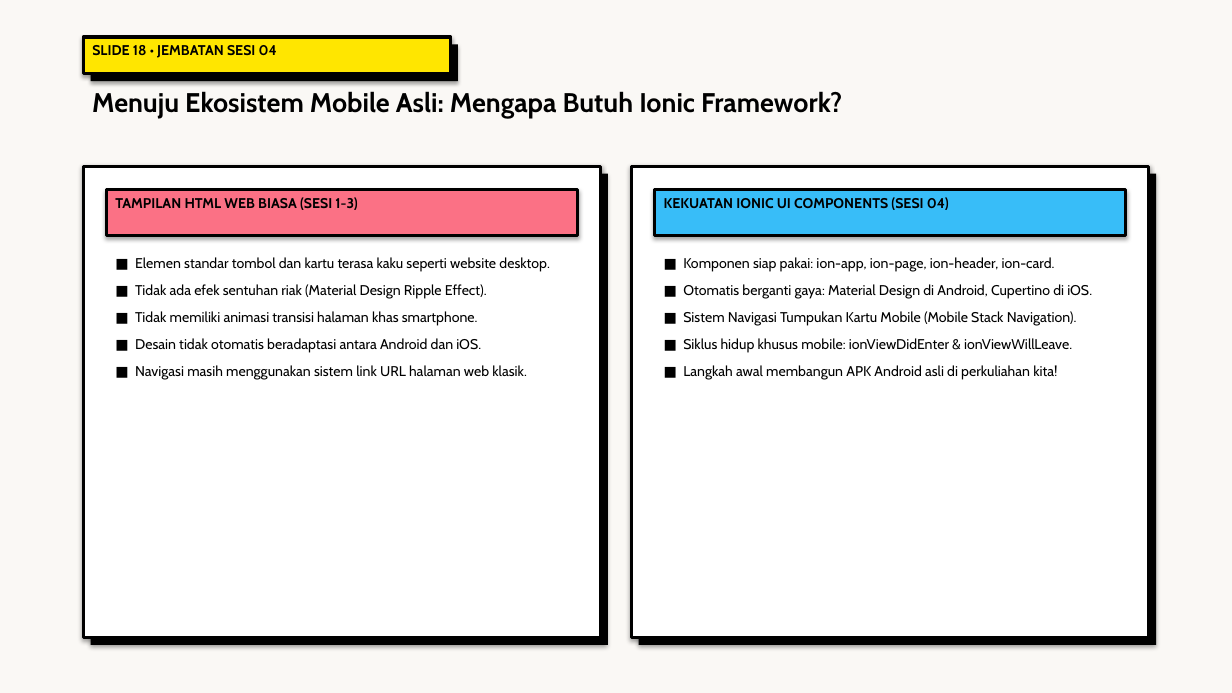
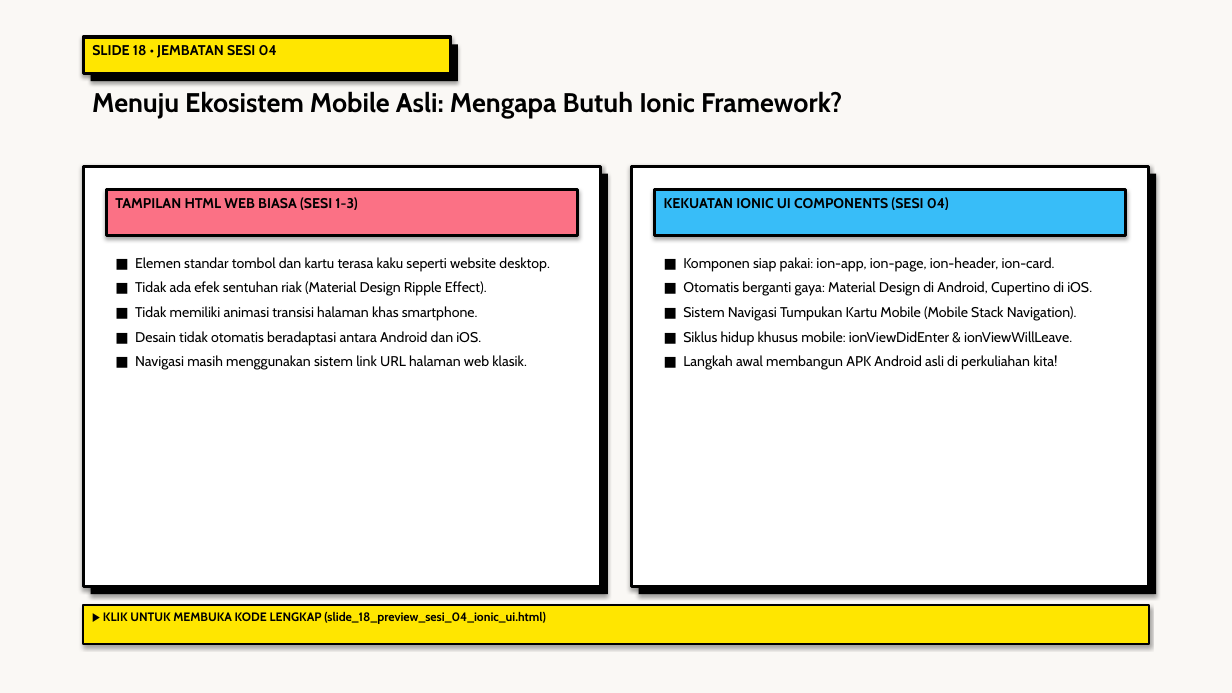
Before and after one commit to antonprafanto/tuweb_mobile2025, a slide deck: slide 18 of slide_presentasi/SESI_03_TypeScript_dan_Komposisi_Vue.pptx. Drawn at 1232x693 pixels with LibreOffice and Linux fonts; fonts in the diff are those of the drawing. Boxes give left, top, right and bottom in pixels: in the first picture for what was removed or moved away, otherwise in the second. Text is boxed around its words. In the diff, an @@ line names an element or a change of style, - is before the commit and + after.

Commit message:
feat(sesi-03): audit tuntas 18 berkas html ramah awam diagram svg valid xml naskah mermaid dan pptx tugas 1

```diff
--- a/slide_presentasi/SESI_03_TypeScript_dan_Komposisi_Vue.pptx
+++ b/slide_presentasi/SESI_03_TypeScript_dan_Komposisi_Vue.pptx
@@ rectangle: place and size @@
-rectangle at bbox=[83, 166, 601, 638]
+rectangle at bbox=[83, 166, 601, 587]
@@ rectangle: place and size @@
-rectangle at bbox=[91, 174, 608, 645]
+rectangle at bbox=[91, 174, 608, 594]
@@ rectangle: place and size @@
-rectangle at bbox=[631, 166, 1149, 638]
+rectangle at bbox=[631, 166, 1149, 587]
@@ rectangle: place and size @@
-rectangle at bbox=[639, 174, 1156, 645]
+rectangle at bbox=[639, 174, 1156, 594]
@@ text "■ Elemen standar tombol dan ..." at bbox=[135, 257, 550, 370]: less space between paragraphs @@
@@ text "■ Komponen siap pakai: ion-app, ..." at bbox=[683, 257, 1092, 370]: less space between paragraphs @@
@@ rectangle added at bbox=[83, 605, 1149, 644], fill #FFE600, outline #000000 1.5 pt @@
@@ text added at bbox=[103, 612, 546, 624], 9.5 pt, text #000000, bold @@
+▶ KLIK UNTUK MEMBUKA KODE LENGKAP (slide_18_preview_sesi_04_ionic_ui.html)
```
Also in this commit, not shown: 4 other slides changed, 21 other files.
